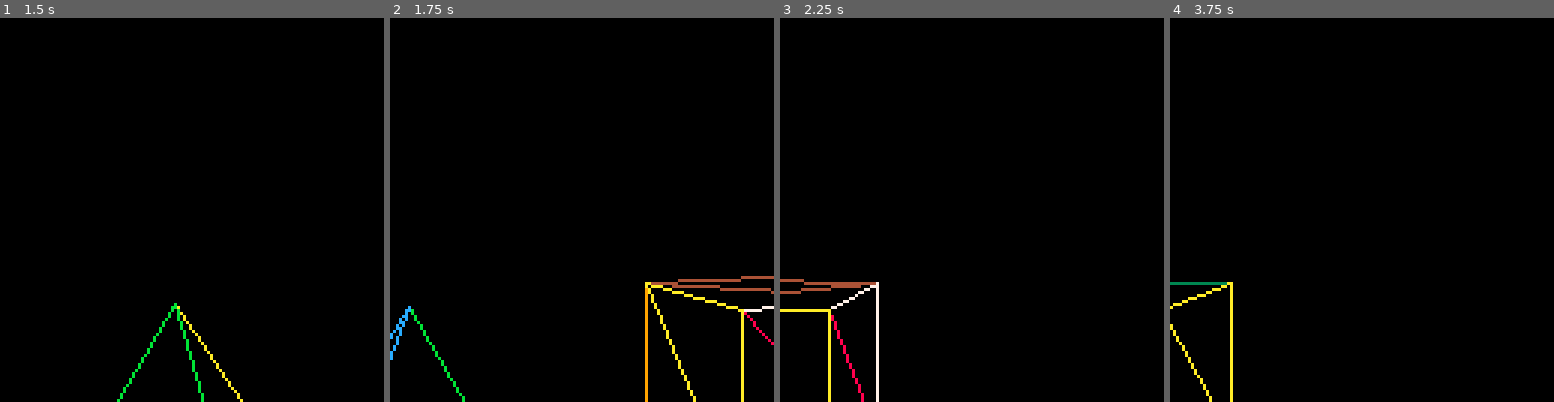
Above: before the commit, frames 1-4 (left to right).
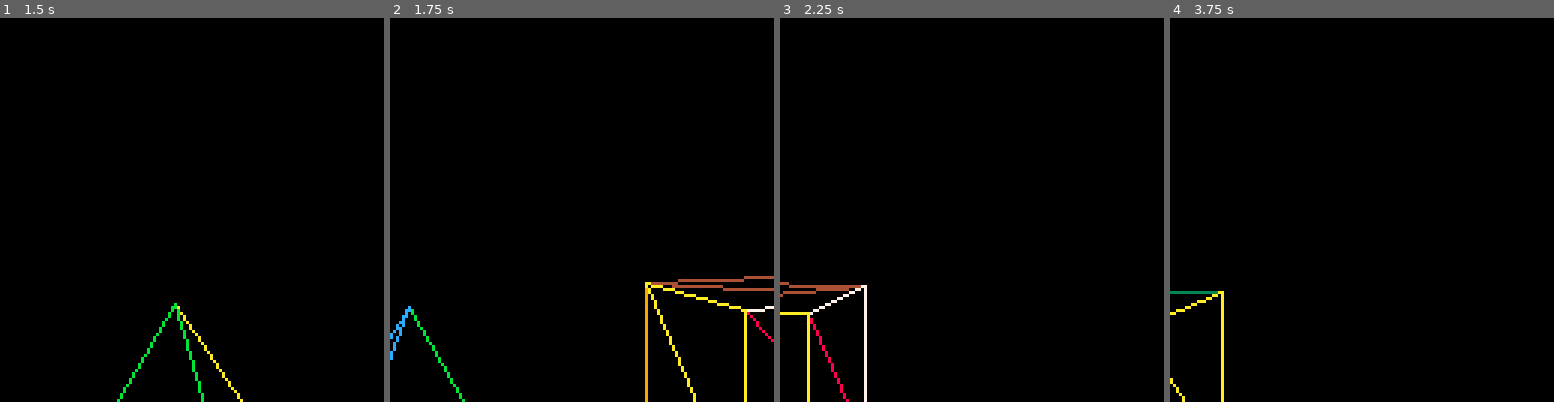
Above: after the commit, the same moments.

Repository: ajbowen249/pico83D
Game: PICO-8 cartridge t2.p8
Same seed, same stepped clock (60 frames per second), same inputs: the game is played once before the commit and once after it.
Inputs:
- Up to frame 1 (1.5 s): tap X (X key) at 0.33, 1.07 s; tap O (Z key) at 0.7 s
- Up to frame 2 (1.75 s): hold Right from 1.6 s (still down); tap O (Z key) at 1.7 s
- Up to frame 3 (2.25 s): tap X (X key) at 1.85 s; release Right at 2.1 s; tap O (Z key) at 2.1 s; hold Up from 2.15 s (still down)
- Up to frame 4 (3.75 s): release Up at 2.42 s; hold Right 2.47-3.03 s; tap O (Z key) every 0.4 s from 2.5 to 3.7 s; tap X (X key) at 2.97 s; hold Left 3.08-3.58 s; hold Down from 3.63 s (still down)

Frame 1 is identical in both runs. In frame 2, 0.8% of the frame differs, in the area x 0-100%, y 67-100%; in frame 3, 1.9%, in the area x 0-26%, y 67-100%; in frame 4, 1.1%.

Commit message:
improve demo camera movement

Diff:
--- a/t2.p8
+++ b/t2.p8
@@ -106,7 +106,7 @@
 end
 
 function project()
-    local tanFov = abs(tan(camera.fov/2))
+    local tanFov=abs(tan(camera.fov/2))
     local nearPlaneW=tanFov*camera.near
     local farPlaneW=tanFov*camera.far
     local pixelScale=screenWidth/(nearPlaneW*2)
@@ -289,6 +289,8 @@
     models[1].rot[3]=(models[1].rot[3]+0.005)%1
     models[2].rot[3]=(models[2].rot[3]+0.0025)%1
 
+    local moveVector={0,0,0}
+
     rotSpeed = .005
     moveSpeed=.2
 
@@ -299,17 +301,20 @@
         camera.rot[3] = (camera.rot[3]+rotSpeed%1)
     end
     if btn(2) then
-        camera.loc[2]+=moveSpeed
+        moveVector[2]=moveSpeed
     end
     if btn(3) then
-        camera.loc[2]-=moveSpeed
+        moveVector[2]=moveSpeed*-1
     end
     if btn(4) then
-        camera.loc[1]-=moveSpeed
+        moveVector[1]=moveSpeed*-1
     end
     if btn(5) then
-        camera.loc[1]+=moveSpeed
-    end
+        moveVector[1]=moveSpeed
+    end
+
+    local viewRot=makeRotationMatrix({0,0,camera.rot[3]*-1})
+    camera.loc=add3131(camera.loc,mult3144(moveVector,viewRot))
 end
 
 function _draw()
